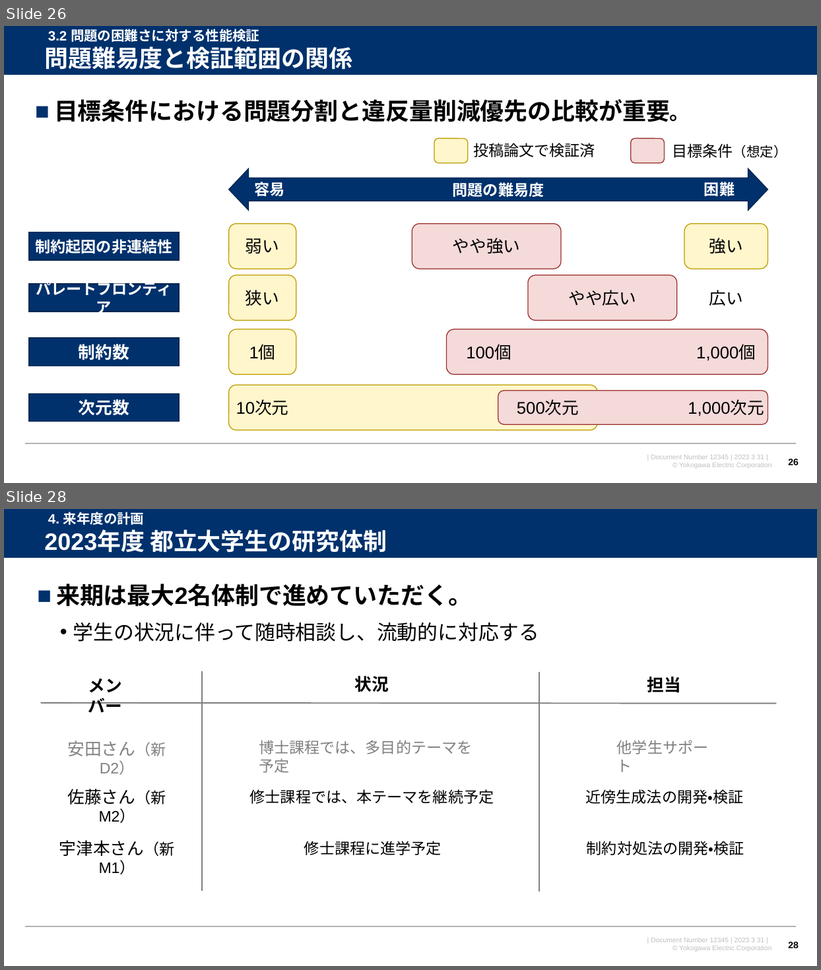
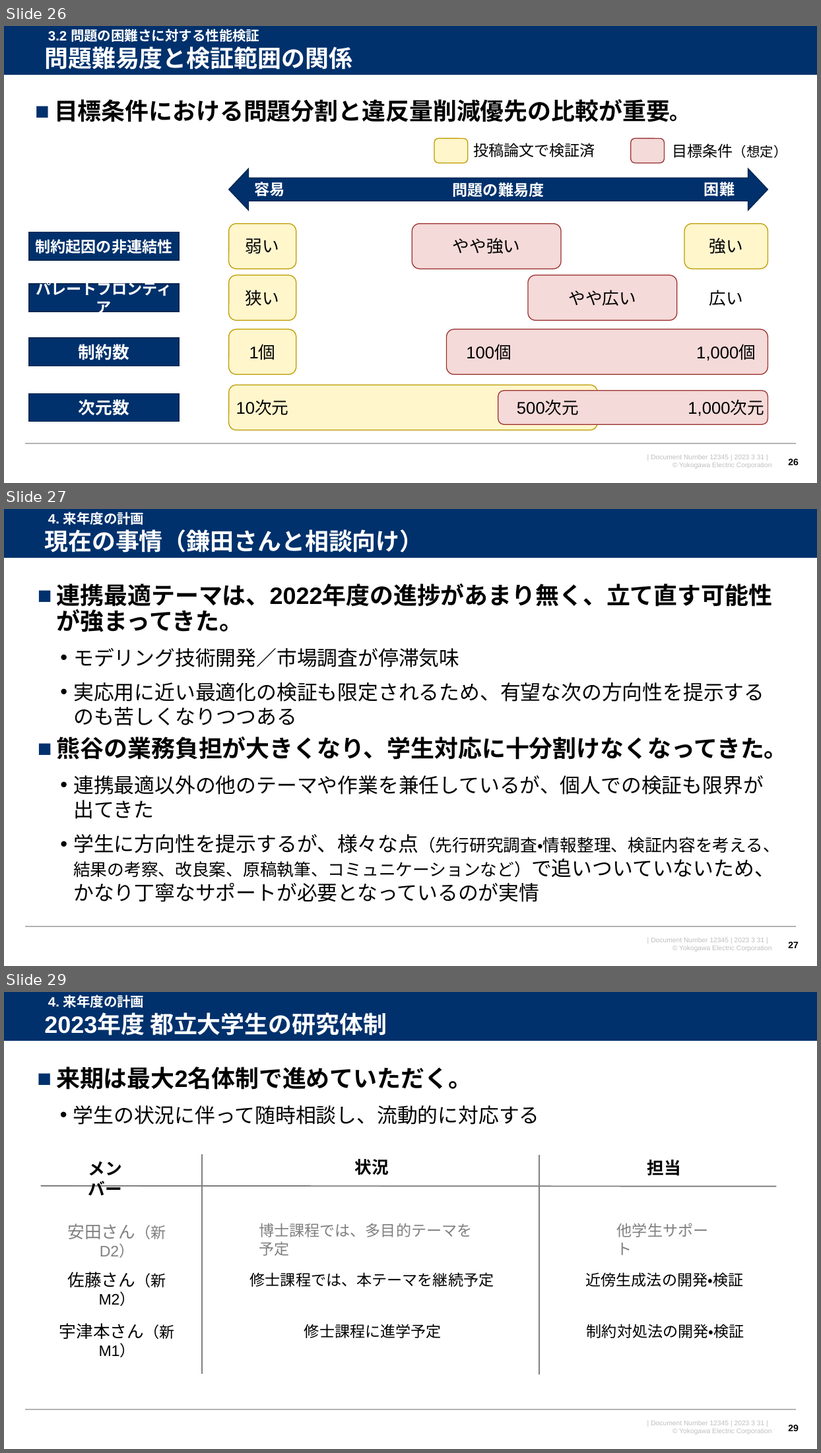
Before and after one commit to watarukumagai-git/opt, a slide deck: joint_res/230331_東京都立大安田先生_共同研究打合せ資料_rev.0.pptx. Shown one above the other, each under a label of ours: slides 26 and 28 before the commit, slides 26, 27 and 29 after it; the slides between them are not shown. The pictures are 821x970 and 821x1453 pixels, drawn with LibreOffice and Linux fonts; fonts in the diff are those of the drawing; background and template pictures are left out. Boxes give left, top, right and bottom in pixels: in the first picture for what was removed or moved away, otherwise in the second. Text is boxed around its words. In the diff, an @@ line names an element or a change of style, - is before the commit and + after.

```diff
--- a/joint_res/230331_東京都立大安田先生_共同研究打合せ資料_rev.0.pptx
+++ b/joint_res/230331_東京都立大安田先生_共同研究打合せ資料_rev.0.pptx
@@ slide 27 added at (4,509,817,966), background #FFFFFF; not listed: 4 template elements that a slide beside it also shows @@
@@ text added at (48,512,145,525), 16 pt, text #FFFFFF, bold @@
+4. 来年度の計画
@@ title added at (44,529,423,553), 28 pt, text #FFFFFF, bold @@
+現在の事情（鎌田さんと相談向け）
@@ text added at (57,584,788,902), 24 pt, text #000000 @@
+■ 連携最適テーマは、2022年度の進捗があまり無く、立て直す可能性が強まってきた。
+  • モデリング技術開発／市場調査が停滞気味
+  • 実応用に近い最適化の検証も限定されるため、有望な次の方向性を提示するのも苦しくなりつつある
+■ 熊谷の業務負担が大きくなり、学生対応に十分割けなくなってきた。
+  • 連携最適以外の他のテーマや作業を兼任しているが、個人での検証も限界が出てきた
+  • 学生に方向性を提示するが、様々な点（先行研究調査・情報整理、検証内容を考える、結果の考察、改良案、原稿執筆、コミュニケーションなど）で追いついていないため、かなり丁寧なサポートが必要となっているのが実情
@@ page number added at (788,942,799,949), 11 pt, text #000000, bold @@
+27
@@ what was slide 28 is now slide 29 @@
```
Also in this commit, not shown: 4 slides changed.
